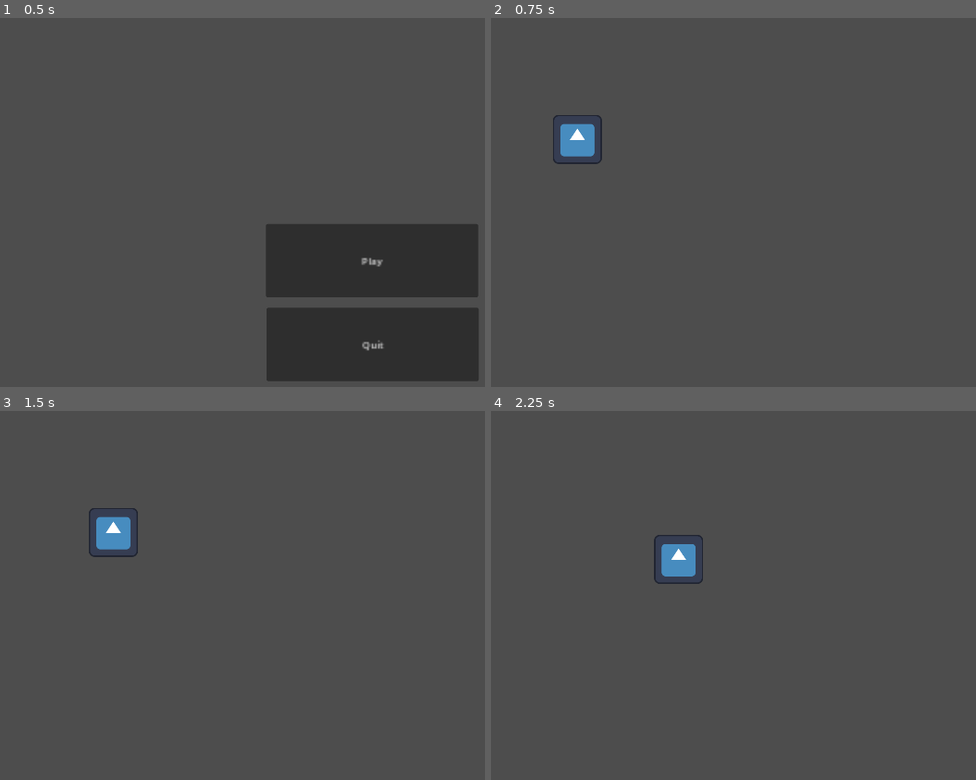
Above: before the commit, frames 1-4 (two rows, left to right).
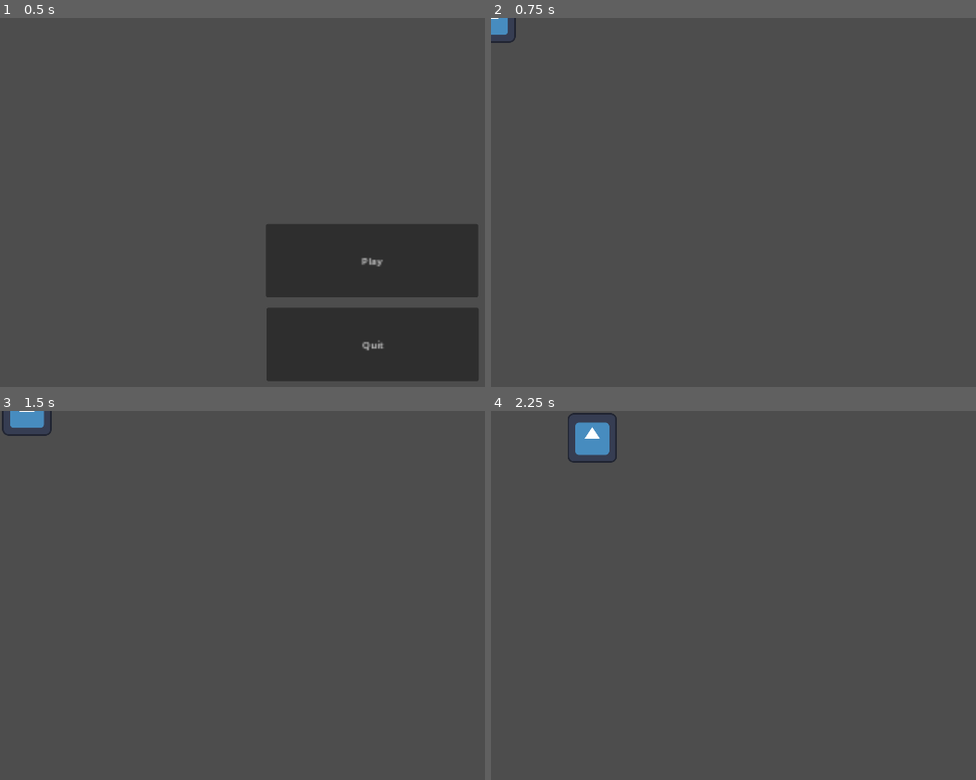
Above: after the commit, the same moments.

Repository: HuskyGameDev/2024s-team8
Game: Godot game, scene res://Scenes/main.tscn
Same seed, same stepped clock (60 frames per second), same inputs: the game is played once before the commit and once after it. The engine's default icon, where the game draws it, is replaced by a stand-in: a white triangle on a blue panel in a dark square.
Inputs:
- Up to frame 1 (0.5 s): no input
- Up to frame 2 (0.75 s): click "Play" at 0.5 s
- Up to frame 3 (1.5 s): tap Enter at 1.25 s; hold D (RIGHT) from 1.28 s (still down); hold F (INTERACT) from 1.28 s (still down)
- Up to frame 4 (2.25 s): release D (RIGHT) at 2.03 s; release F (INTERACT) at 2.03 s; hold S (DOWN) from 2.03 s (still down); tap F (INTERACT) at 2.1 s

Frame 1 is identical in both runs. In frame 2, 1.0% of the frame differs, in the area x 0-23%, y 0-40%; in frame 3, 1.2%; in frame 4, 1.6%, in the area x 15-44%, y 0-47%.

Commit message:
Revert "Update hallway_1.tscn"
This reverts commit a2fbb72fcae7ea212bd1b8d698a1f09d7bcbc756.

Diff:
--- a/Scenes/hallway_1.tscn
+++ b/Scenes/hallway_1.tscn
@@ -1,8 +1,7 @@
 [gd_scene load_steps=2 format=3 uid="uid://cqdd60m4t5g3o"]
 
-[ext_resource type="PackedScene" uid="uid://ckvleqm7iw707" path="res://Scenes/player.tscn" id="1_u10gv"]
+[ext_resource type="PackedScene" uid="uid://ckvleqm7iw707" path="res://Scenes/player.tscn" id="1_0xuvl"]
 
 [node name="Hallway_1" type="Node2D"]
 
-[node name="Player" parent="." instance=ExtResource("1_u10gv")]
-position = Vector2(224, 315)
+[node name="Player" parent="." instance=ExtResource("1_0xuvl")]
